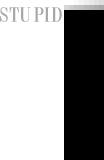
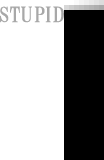
Layer changes from the first w=104, h=160 image to the second:
painted on "stu pid" over [0, 6, 64, 23]
